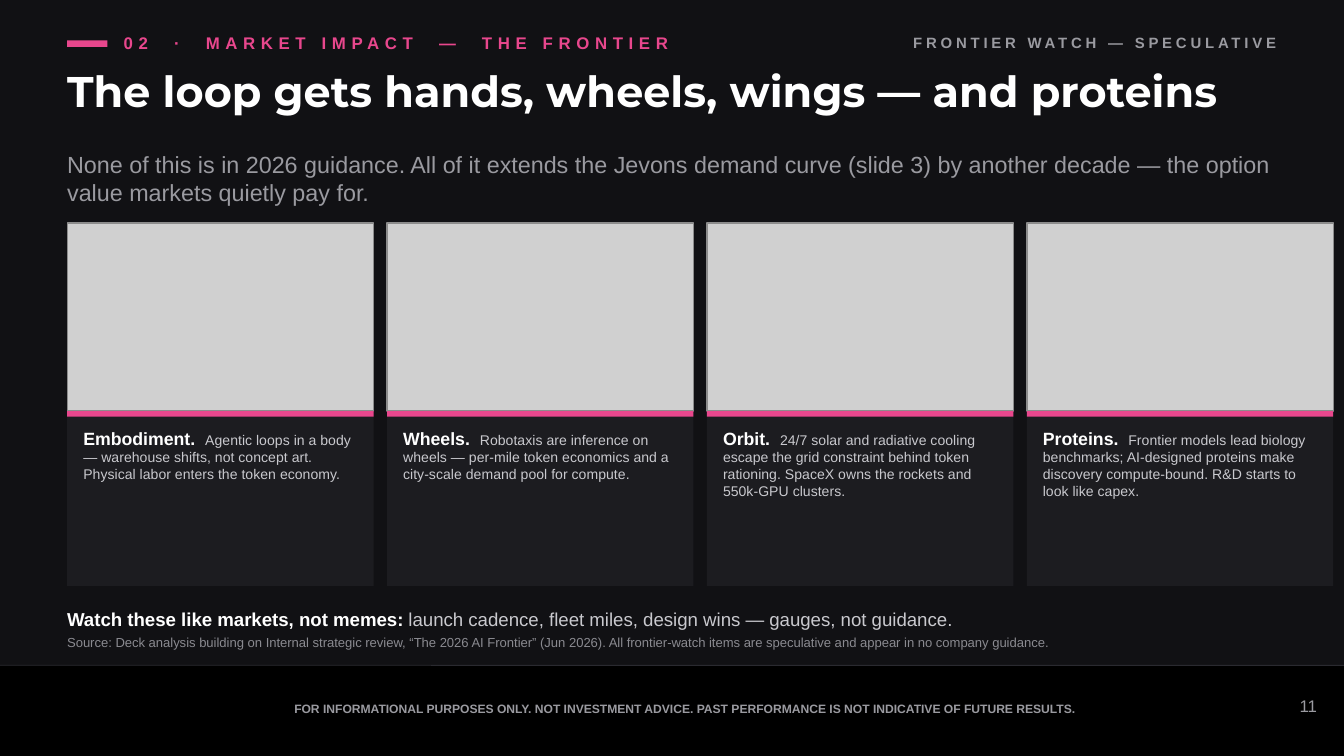
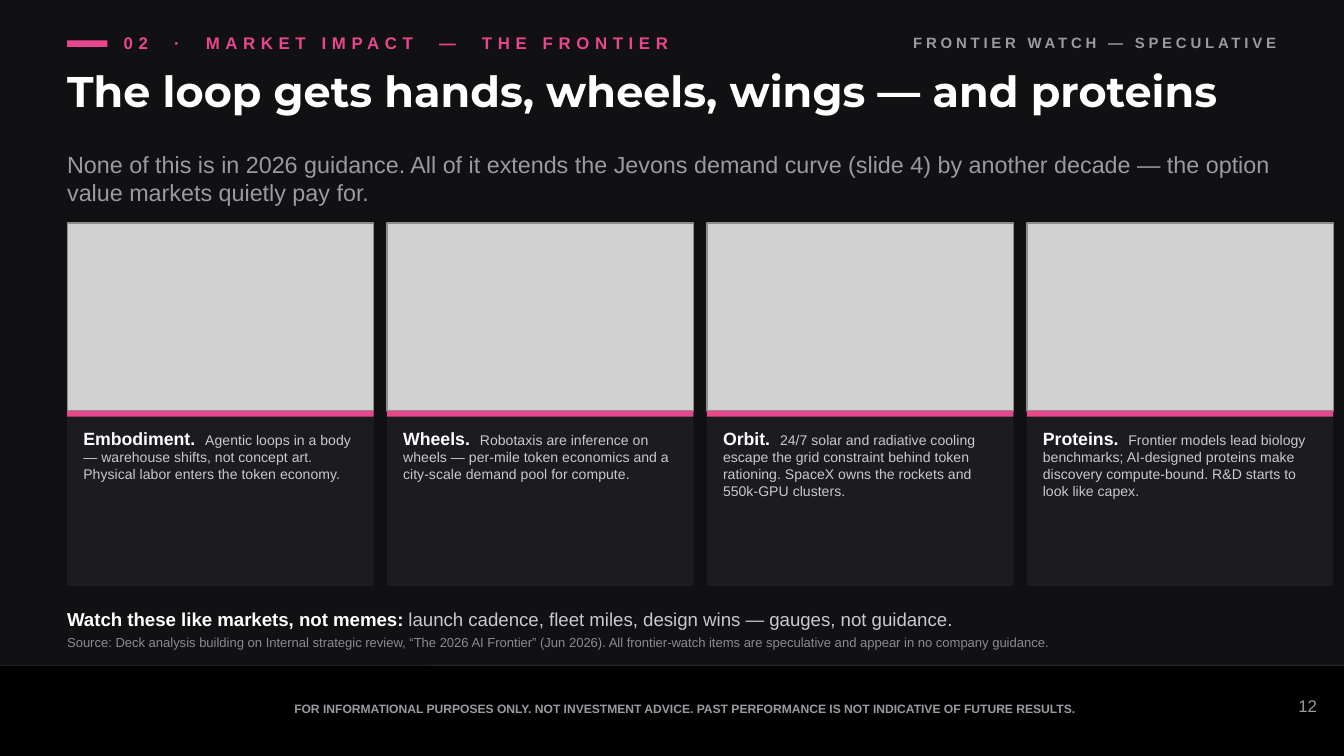
Before and after one commit to samuelcmcclellan-cell/ai-markets-deck, a slide deck: slide 12 of ai-markets-deck.pptx (slide 11 before the commit). Drawn at 1344x756 pixels with LibreOffice and Linux fonts; fonts in the diff are those of the drawing; grey boxes stand for pictures. Boxes give left, top, right and bottom in pixels: in the first picture for what was removed or moved away, otherwise in the second. Text is boxed around its words. In the diff, an @@ line names an element or a change of style, - is before the commit and + after.

```diff
--- a/ai-markets-deck.pptx
+++ b/ai-markets-deck.pptx
@@ text at bbox=[67, 156, 1270, 206]: text changed @@
-None of this is in 2026 guidance. All of it extends the Jevons demand curve (slide 3) by another decade — the option value markets quietly pay for.
+None of this is in 2026 guidance. All of it extends the Jevons demand curve (slide 4) by another decade — the option value markets quietly pay for.
@@ text at bbox=[1298, 700, 1317, 712]: text changed @@
-11
+12
```
Also in this commit, not shown: 10 other slides changed, 1 slide added, 2 other files.
